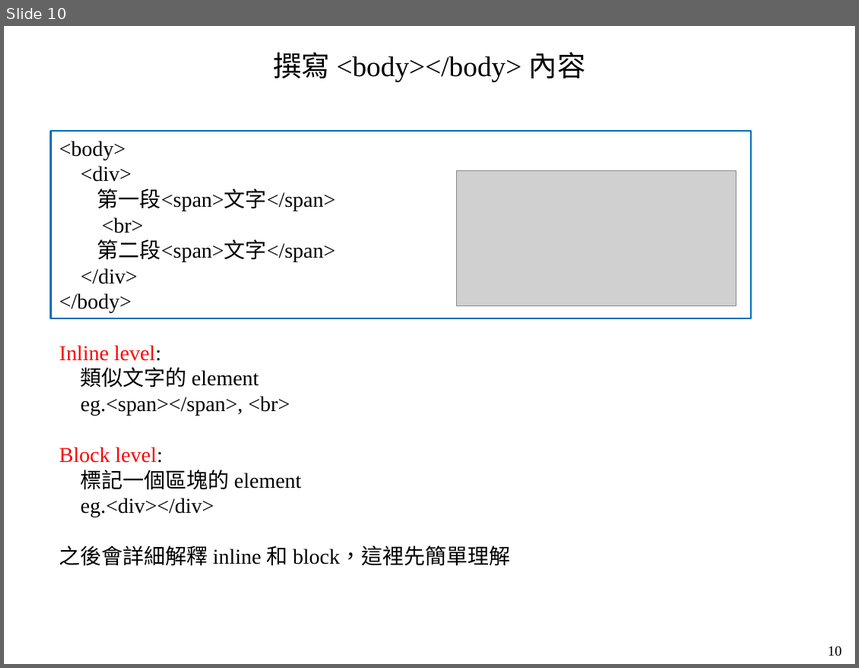
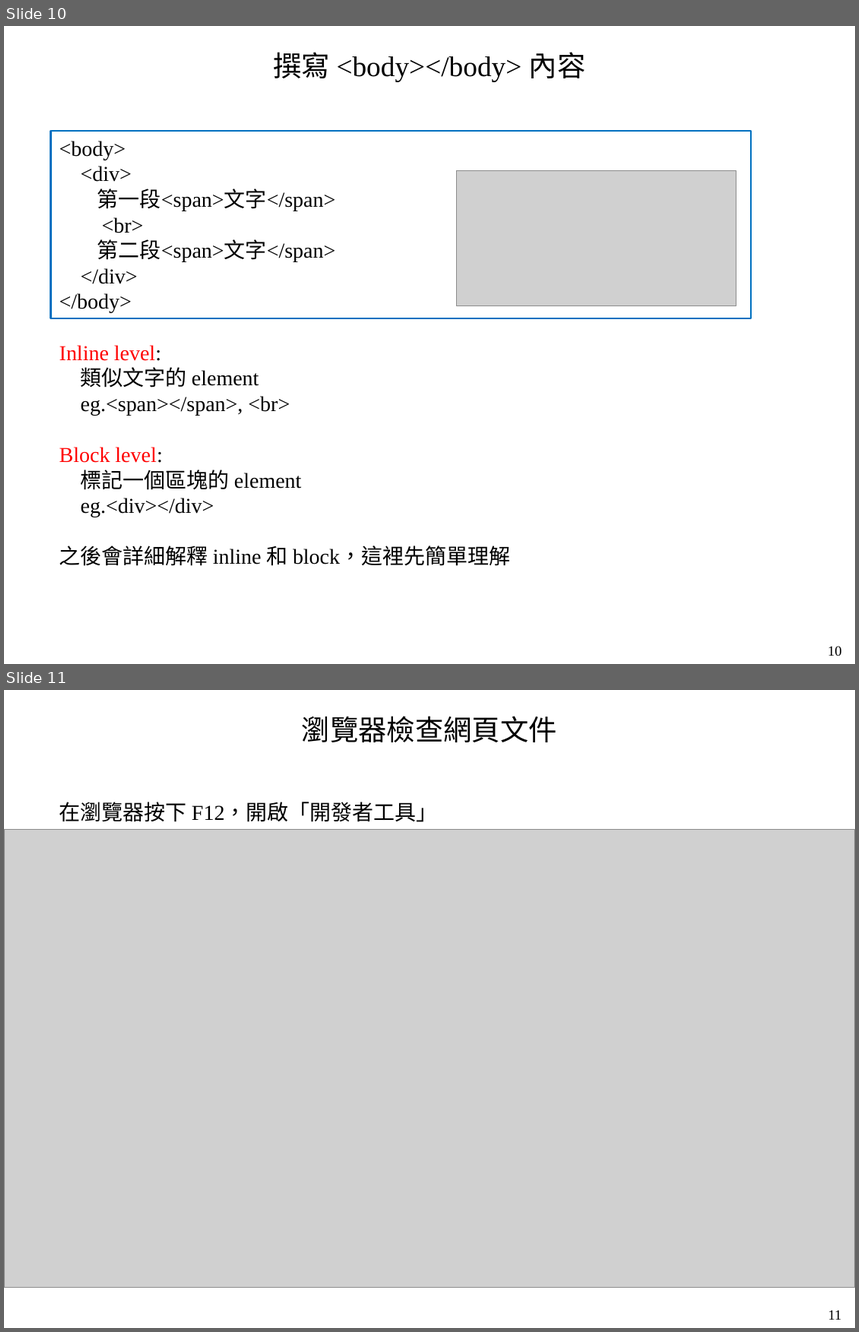
Before and after one commit to mar120434/2021_web_tutor, a slide deck: 靜態網頁.pptx. Shown one above the other, each under a label of ours: slide 10 before the commit, slides 10 and 11 after it. The pictures are 859x668 and 859x1332 pixels, drawn with LibreOffice and Linux fonts; fonts in the diff are those of the drawing; grey boxes stand for pictures. Boxes give left, top, right and bottom in pixels: in the first picture for what was removed or moved away, otherwise in the second. Text is boxed around its words. In the diff, an @@ line names an element or a change of style, - is before the commit and + after.

```diff
--- a/靜態網頁.pptx
+++ b/靜態網頁.pptx
@@ slide 11 added at box(4, 690, 855, 1328), background #FFFFFF @@
@@ text added at box(302, 716, 557, 742), 24 pt, text #000000 @@
+瀏覽器檢查網頁文件
@@ text added at box(59, 802, 438, 822), 18 pt, text #000000 @@
+在瀏覽器按下 F12，開啟「開發者工具」
@@ picture added at box(4, 830, 855, 1287) @@
@@ text added at box(829, 1310, 842, 1320), 12 pt, text #000000 @@
+11
```
Also in this commit, not shown: 5 slides changed, 4 other slides added.
